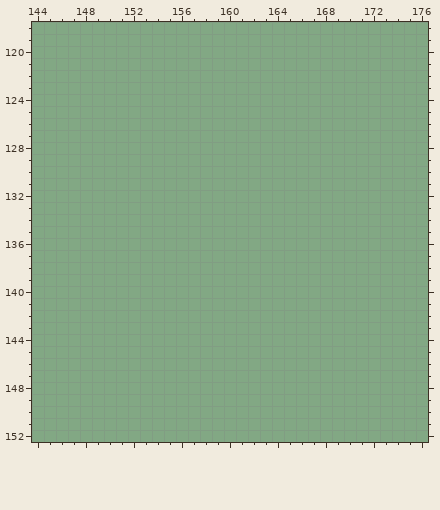
A pixel-art file gets an edit: assets/images/akarisplayground.aseprite. Above is the file before it was changed.
256x256 pixels, 1 frame. Shown: x 144..176, y 118..152. The commit also changed other parts of the picture, which this record leaves out.
Once edited:
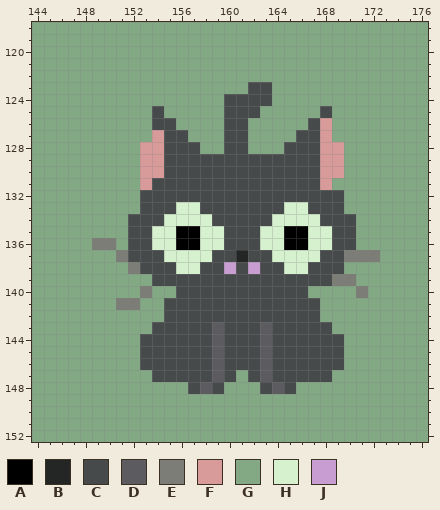
Palette (. is transparent): A #000000  B #242626  C #474a4b  D #5c5b5f  E #7d7d77  F #d99a9a  G #82a884  H #d6f1cd  J #c89dd1
Changes in this commit:
Layer "Layer 1":
Colour G becomes colour A in rows 135 to 136 at x 156 to 157 and 165 to 166.
Colour G becomes colour B in row 137 at x 161.
Colour G becomes colour C in row 123 at x 162 to 163; in row 124 at x 160 to 163; in row 125 at x 154, 160 to 162 and 168; in row 126 at x 154 to 155, 160 to 161 and 167; in row 127 at x 155 to 156, 160 to 161 and 166 to 167; in row 128 at x 155 to 157, 160 to 161 and 165 to 167.
Colour G becomes colour C in rows 129 to 130 at x 155 to 167; in row 131 at x 154 to 167; in row 132 at x 153 to 169; in row 133 at x 153 to 155, 158 to 164 and 167 to 169; in row 134 at x 152 to 154, 159 to 163 and 168 to 170; in rows 135 to 136 at x 152 to 153, 160 to 162 and 169 to 170.
Colour G becomes colour C in row 137 at x 152 to 154, 159 to 160, 162 to 163 and 168 to 169; in row 138 at x 153 to 155, 158 to 159, 161, 163 to 164 and 167 to 169; in row 139 at x 154 to 168; in row 140 at x 156 to 166; in rows 141 to 142 at x 155 to 167; in row 143 at x 154 to 158, 160 to 162 and 164 to 168.
Colour G becomes colour C in rows 144 to 146 at x 153 to 158, 160 to 162 and 164 to 169; in row 147 at x 154 to 158, 160, 162 and 164 to 168; in row 148 at x 157, 159, 163 and 165.
Colour G becomes colour D in rows 143 to 147 at x 159 and 163; in row 148 at x 158 and 164.
Colour G becomes colour E in row 136 at x 149 to 150; in row 137 at x 151 and 170 to 172; in row 138 at x 152; in row 139 at x 169 to 170; in row 140 at x 153 and 171; in row 141 at x 151 to 152.
Colour G becomes colour F in row 126 at x 168; in row 127 at x 154 and 168; in rows 128 to 130 at x 153 to 154 and 168 to 169; in row 131 at x 153 and 168.
Colour G becomes colour H in row 133 at x 156 to 157 and 165 to 166; in row 134 at x 155 to 158 and 164 to 167; in rows 135 to 136 at x 154 to 155, 158 to 159, 163 to 164 and 167 to 168; in row 137 at x 155 to 158 and 164 to 167; in row 138 at x 156 to 157 and 165 to 166.
Colour G becomes colour J in row 138 at x 160 and 162.
Pixel boxes of the changes (left, top, right, bottom) in both pictures:
changed: (92, 82, 380, 394)
